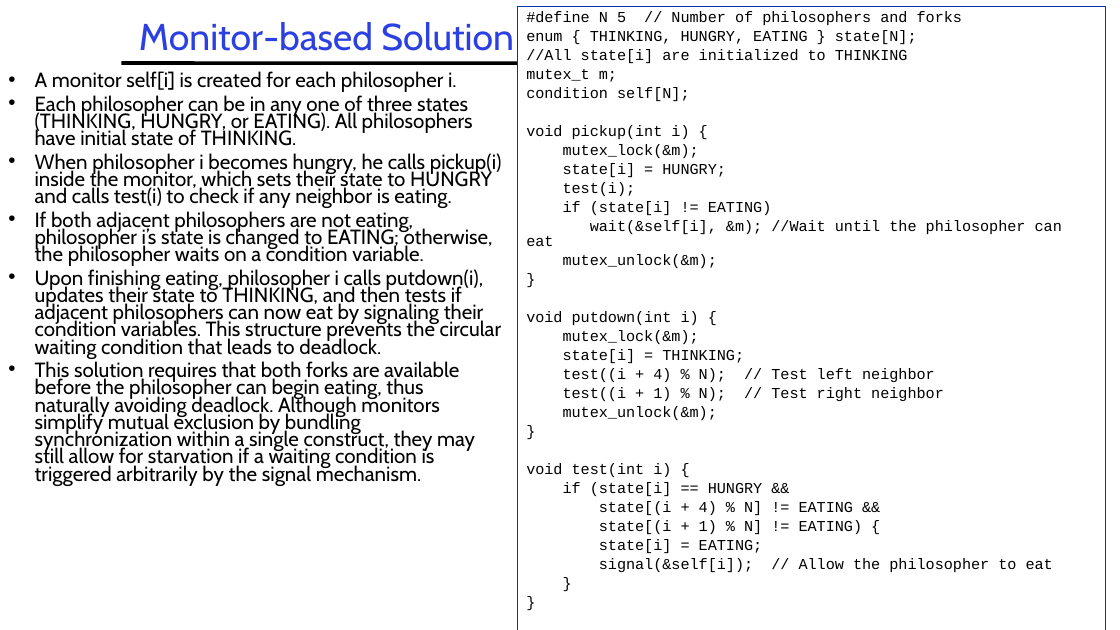
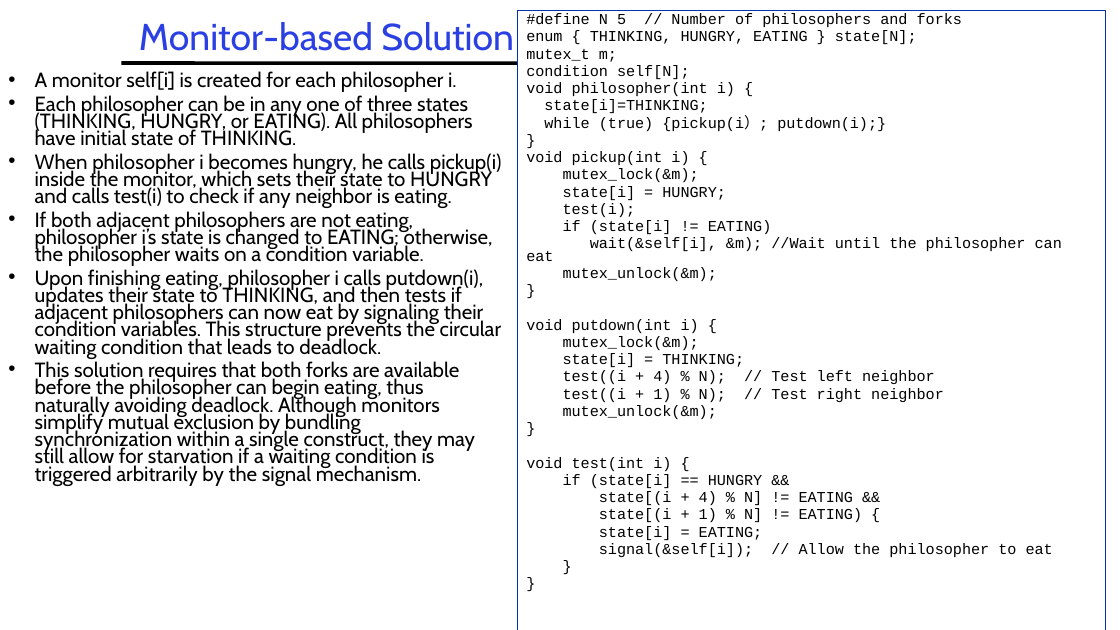
Before and after one commit to guhofstra/CSC256Fa25, a slide deck: slide 49 of PPTs/L3-Synchronization.pptx. Drawn at 1120x630 pixels with LibreOffice and Linux fonts; fonts in the diff are those of the drawing. Boxes give left, top, right and bottom in pixels: in the first picture for what was removed or moved away, otherwise in the second. Text is boxed around its words. In the diff, an @@ line names an element or a change of style, - is before the commit and + after.

Commit message:
xx

```diff
--- a/PPTs/L3-Synchronization.pptx
+++ b/PPTs/L3-Synchronization.pptx
@@ text in rectangle at [526, 13, 1062, 557]: line spacing 0.8 to 0.7 @@
@@ text in rectangle at [526, 49, 908, 63]: paragraph removed @@
-//All state[i] are initialized to THINKING
@@ text in rectangle at [526, 82, 886, 131]: paragraphs added @@
+void philosopher(int i) {
+state[i]=THINKING;
+while (true) {pickup(i）; putdown(i);}
+}
```
